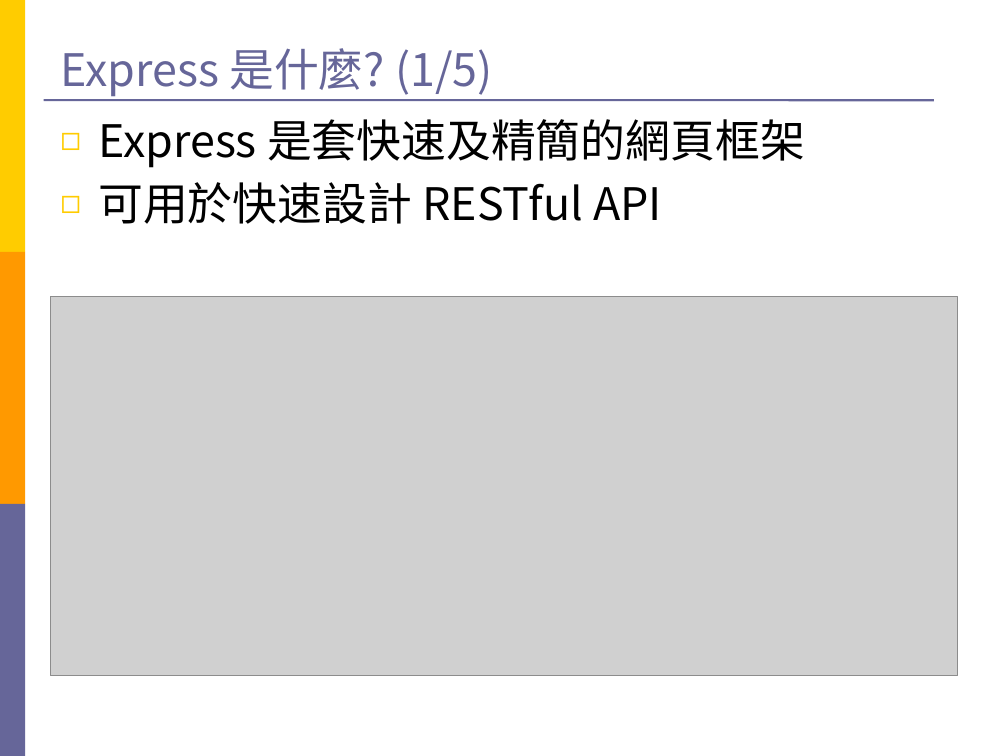
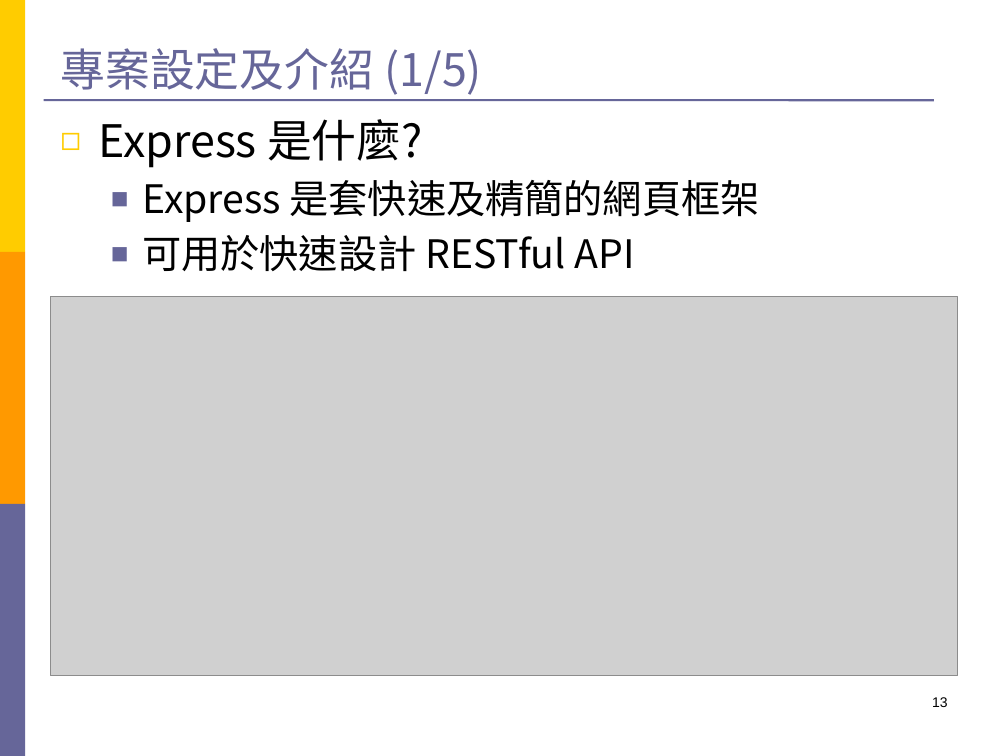
Before and after one commit to Still34/nodejs-security-course, a slide deck: slide 13 of export/nodejs-master-file.pptx (slide 17 before the commit). Drawn at 1008x756 pixels with LibreOffice and Linux fonts; fonts in the diff are those of the drawing; grey boxes stand for pictures. Boxes give left, top, right and bottom in pixels: in the first picture for what was removed or moved away, otherwise in the second. Text is boxed around its words. In the diff, an @@ line names an element or a change of style, - is before the commit and + after.

```diff
--- a/export/nodejs-master-file.pptx
+++ b/export/nodejs-master-file.pptx
@@ title at (60,48,483,95): text changed @@
-Express 是什麼? (1/5)
+專案設定及介紹 (1/5)
@@ text at (98,119,423,168): paragraph added @@
+◻ Express 是什麼?
@@ text at (142,180,760,271): size 32 to 28 pt in "Express 是套快速及精簡的網頁框架", "可用於快速設計 RESTful API"; bullet ◻ to ■; list level 1 to 2 in "Express 是套快速及精簡的網頁框架"; bullet colour #FFCC00 to #666699; list level 1 to 2 in "可用於快速設計 RESTful API" @@
@@ page number added at (932,697,948,707), 10 pt, text #000000 @@
+13
```
Also in this commit, not shown: 57 other slides changed, 4 slides added, 15 slides removed.
